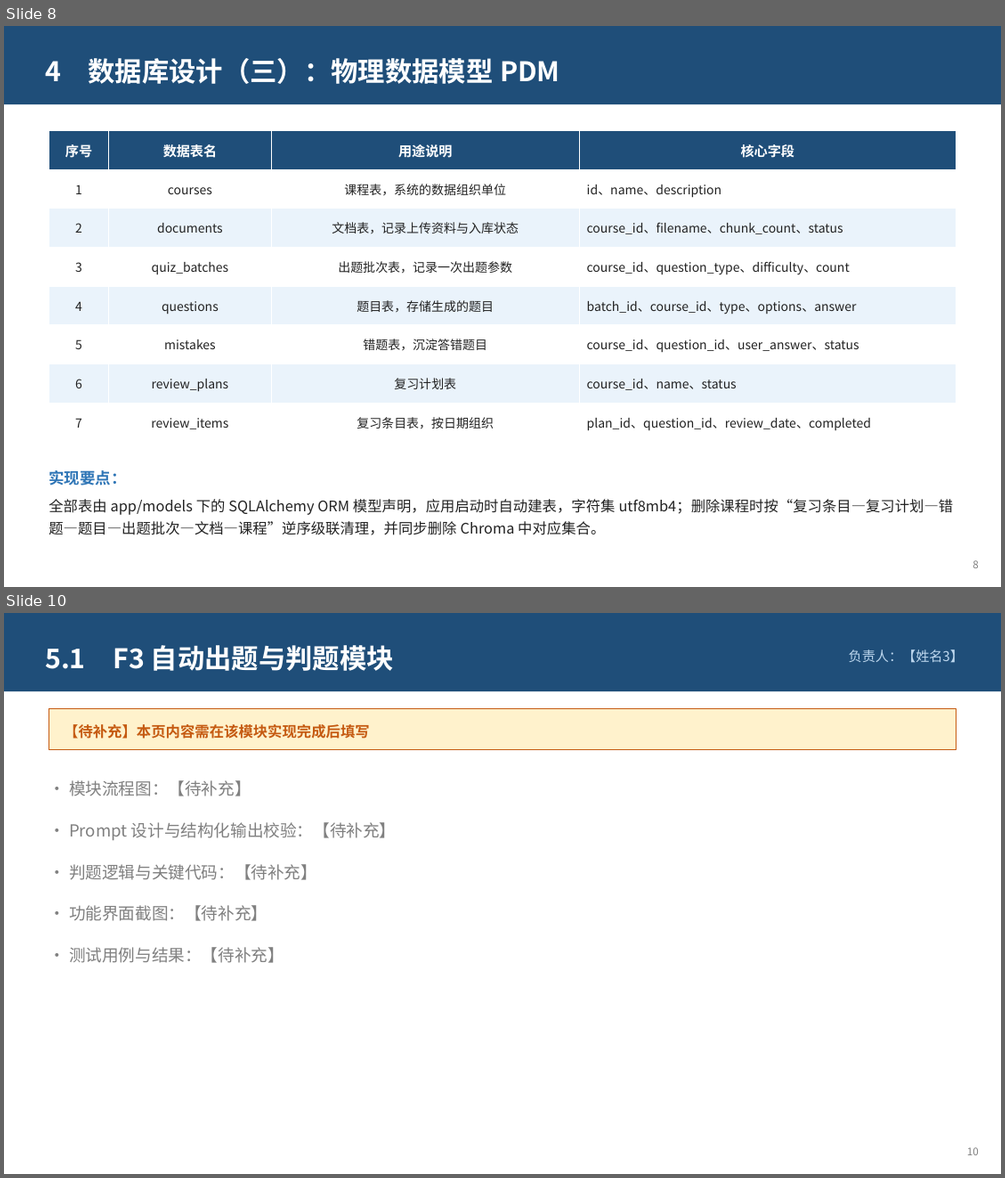
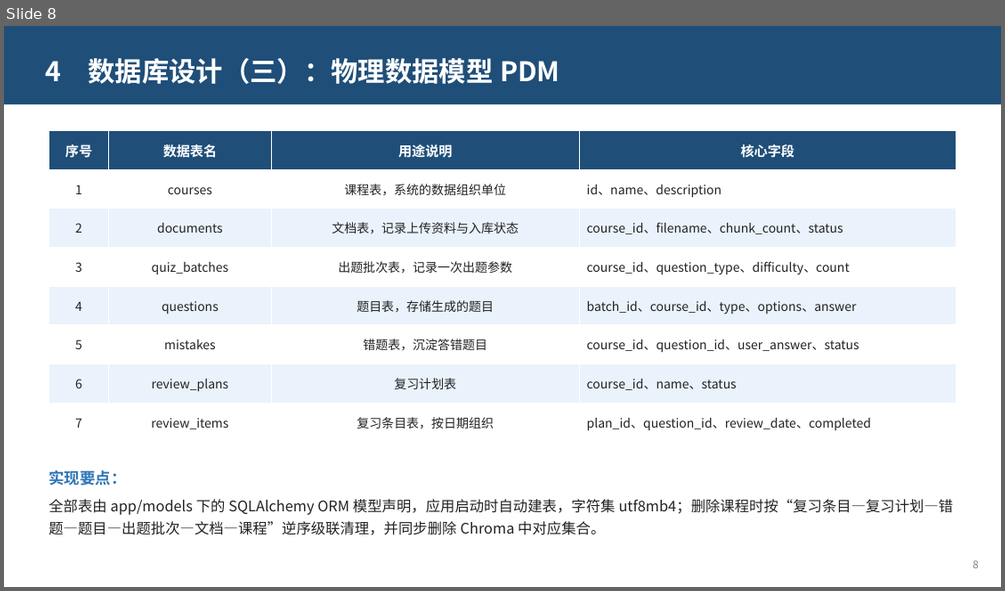
Before and after one commit to xingkongzcj/langchain_agent, a slide deck: defense/智学助手-课程设计答辩.pptx. Shown one above the other, each under a label of ours: slides 8 and 10 before the commit, slide 8 after it; the slides between them are not shown. The pictures are 1005x1178 and 1005x591 pixels, drawn with LibreOffice and Linux fonts; fonts in the diff are those of the drawing. Boxes give left, top, right and bottom in pixels: in the first picture for what was removed or moved away, otherwise in the second. Text is boxed around its words. In the diff, an @@ line names an element or a change of style, - is before the commit and + after.

```diff
--- a/defense/智学助手-课程设计答辩.pptx
+++ b/defense/智学助手-课程设计答辩.pptx
@@ slide 10 removed at (x1=4, y1=613, x2=1001, y2=1174), background #FFFFFF @@
@@ rectangle removed at (x1=4, y1=613, x2=1001, y2=691) @@
@@ text removed at (x1=45, y1=645, x2=394, y2=671) @@
-5.1 F3 自动出题与判题模块
@@ text removed at (x1=849, y1=649, x2=963, y2=663) @@
-负责人：【姓名3】
@@ rectangle removed at (x1=48, y1=709, x2=956, y2=750) @@
@@ text removed at (x1=64, y1=724, x2=370, y2=738) @@
-【待补充】本页内容需在该模块实现完成后填写
@@ text removed at (x1=69, y1=780, x2=396, y2=963) @@
-• 模块流程图：【待补充】
-• Prompt 设计与结构化输出校验：【待补充】
-• 判题逻辑与关键代码：【待补充】
-• 功能界面截图：【待补充】
-• 测试用例与结果：【待补充】
@@ text removed at (x1=967, y1=1147, x2=979, y2=1155) @@
-10
```
Also in this commit, not shown: 3 slides changed, 2 slides added, 1 other slide removed, 1 other file.
